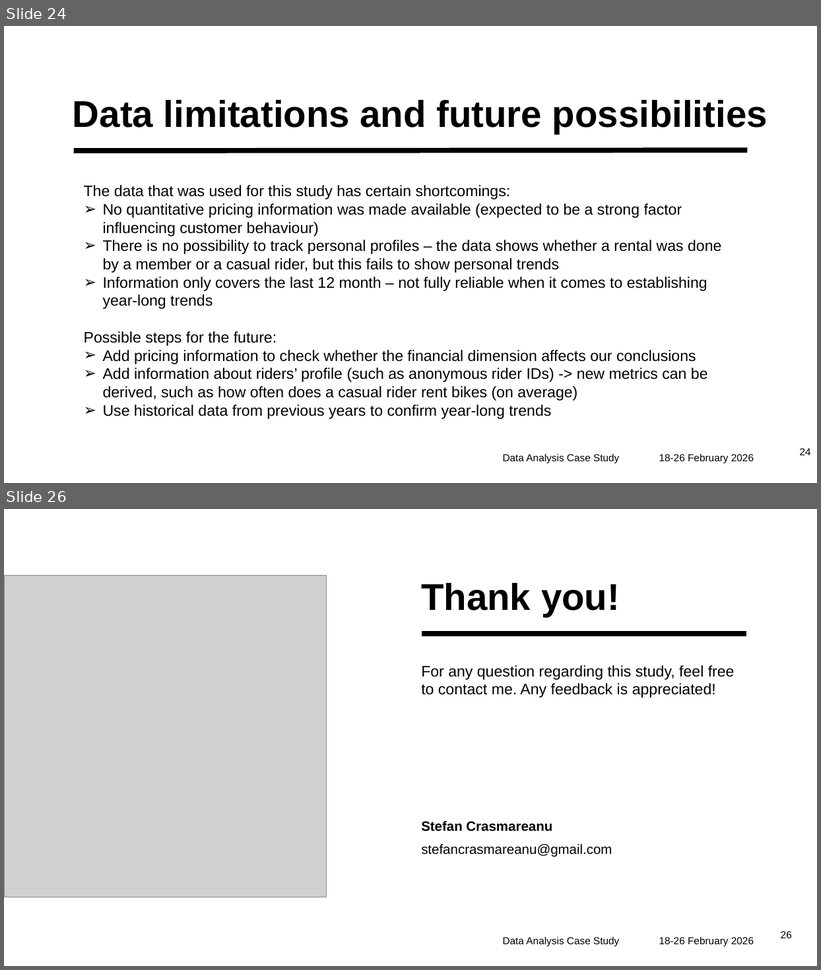
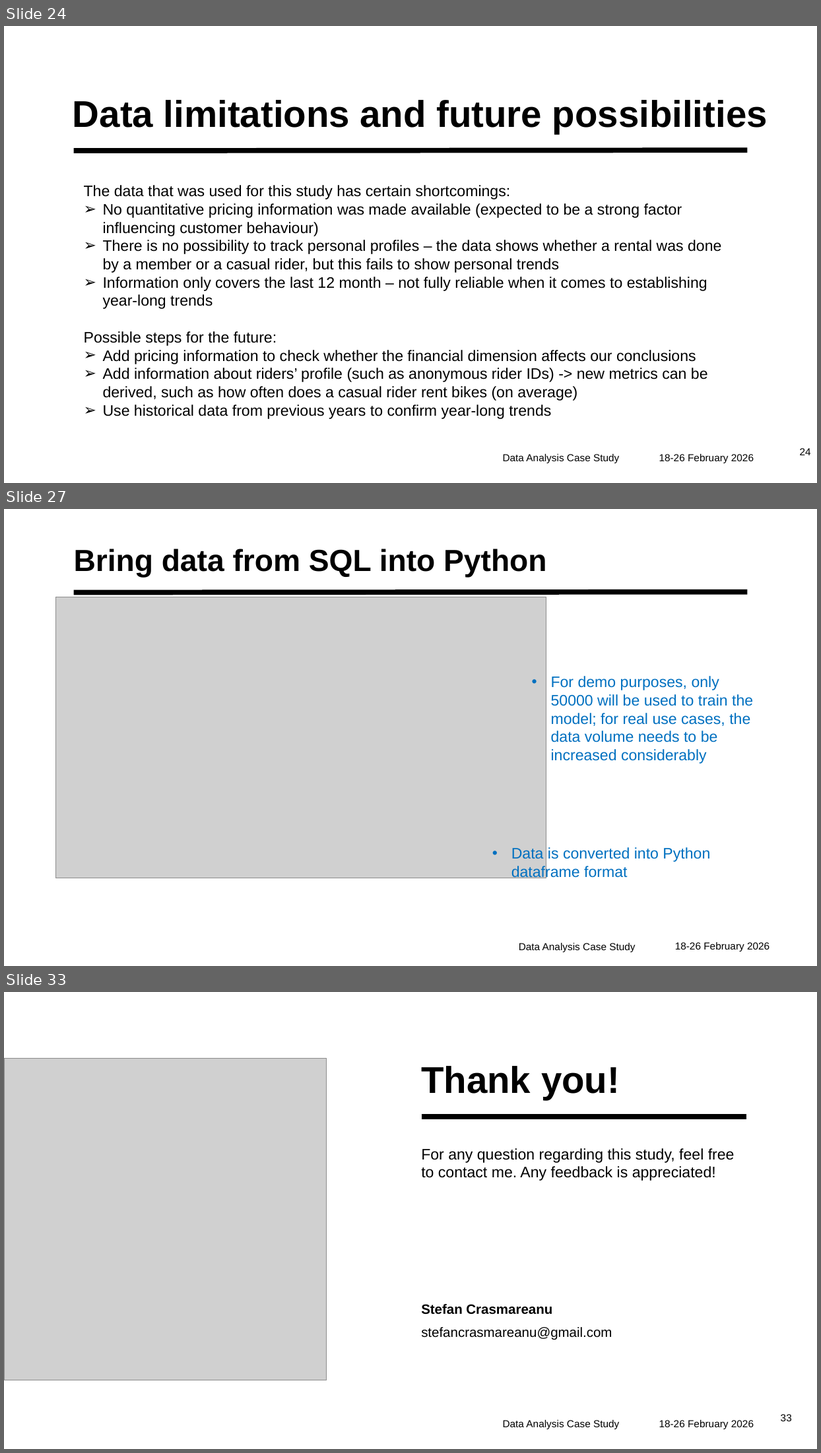
Before and after one commit to stefancrasmareanu-a11y/Case_study_bike_sharing_company, a slide deck: CaseStudy_Data_analysis_for_bike_sharing_company.pptx. Shown one above the other, each under a label of ours: slides 24 and 26 before the commit, slides 24, 27 and 33 after it; the slides between them are not shown. The pictures are 821x970 and 821x1453 pixels, drawn with LibreOffice and Linux fonts; fonts in the diff are those of the drawing; grey boxes stand for pictures. Boxes give left, top, right and bottom in pixels: in the first picture for what was removed or moved away, otherwise in the second. Text is boxed around its words. In the diff, an @@ line names an element or a change of style, - is before the commit and + after.

```diff
--- a/CaseStudy_Data_analysis_for_bike_sharing_company.pptx
+++ b/CaseStudy_Data_analysis_for_bike_sharing_company.pptx
@@ slide 27 added at bbox=[4, 509, 817, 966], background #FFFFFF @@
@@ title added at bbox=[74, 549, 547, 578], 36 pt, text #000000, bold @@
+Bring data from SQL into Python
@@ picture added at bbox=[56, 597, 547, 879] @@
@@ line added from (73, 593) to (748, 592), #000000 6 pt @@
@@ text added at bbox=[551, 676, 753, 764], 18 pt, text #0070C0 @@
+• For demo purposes, only 50000 will be used to train the model; for real use cases, the data volume needs to be increased considerably
@@ text added at bbox=[512, 848, 710, 881], 18 pt, text #0070C0 @@
+• Data is converted into Python dataframe format
@@ text added at bbox=[519, 943, 635, 953], 12 pt, text #000000 @@
+Data Analysis Case Study
@@ text added at bbox=[675, 943, 770, 953], 12 pt, text #000000 @@
+18-26 February 2026
@@ what was slide 26 is now slide 33 @@
@@ page number at bbox=[781, 1414, 792, 1422]: text changed @@
-26
+33
```
Also in this commit, not shown: 2 slides changed, 6 other slides added.
